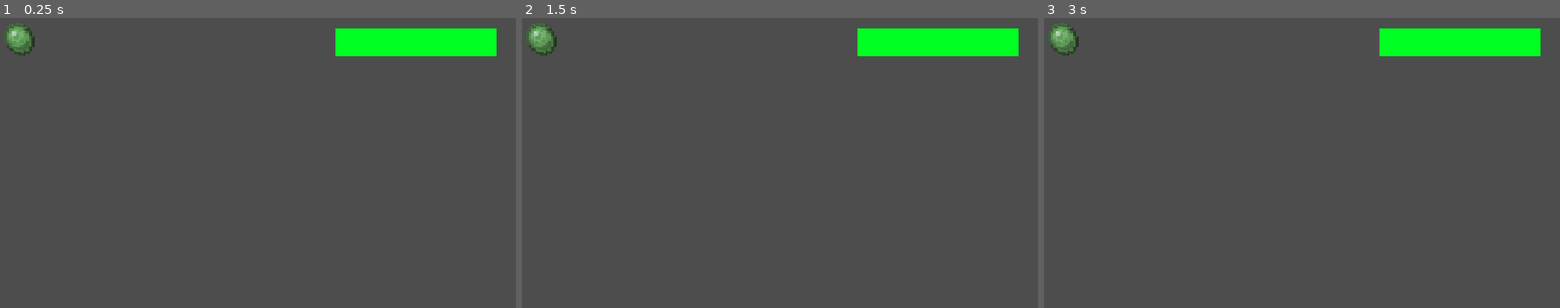
Above: before the commit, frames 1-3 (left to right).
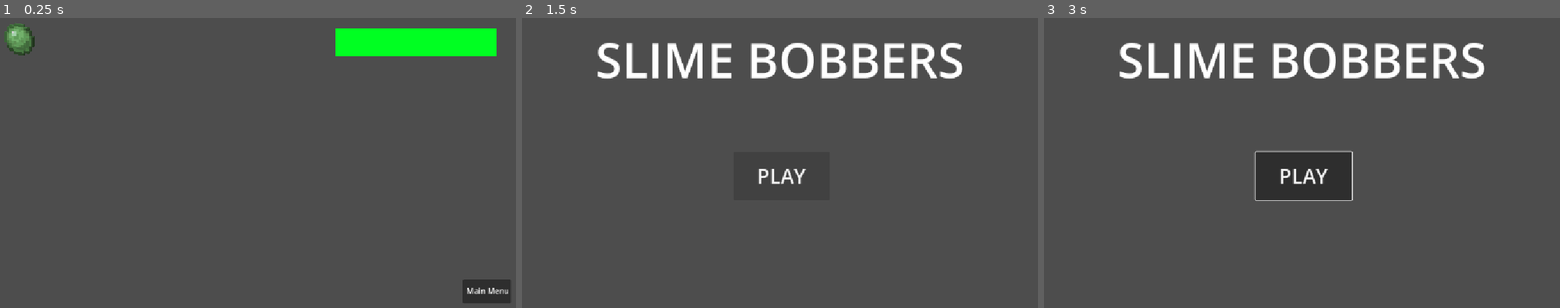
Above: after the commit, the same moments.

Repository: taurus-12uk/bounceBack
Game: Godot game, scene res://assets/ui.tscn
The game is run twice, just before and just after one commit, with the same random seed, the same clock (stepped at 60 frames per second) and the same inputs. This scene is started directly instead of the project's main scene.
Inputs (mouse positions are in pixels of both pictures, inside the frame that each line leads up to):
- Up to frame 1 (0.25 s): no input
- Up to frame 2 (1.5 s): click (1007, 290) at 0.5 s, where only the run after the commit has a clickable "Main Menu"; click (780, 174) at 1.25 s, where only the run after the commit has a clickable "PLAY"
- Up to frame 3 (3 s): click (1302, 174) at 2 s, where only the run after the commit has a clickable "PLAY"; tap Enter (ui_accept) at 2.75 s; move the mouse to (1410, 139) at 2.77 s; hold Right (ui_right) from 2.78 s (still down)

The runs differ from the first frame. In frame 1, 0.7% of the frame differs, in the area x 89-99%, y 90-99%; in frame 2, 7.3%; in frame 3, 10%, in the area x 0-97%, y 1-64%.
Error in both runs: Invalid access to property or key 'ammo_changed' on a base object of type 'Nil'. (res://scripts/hud.gd:10)

Commit message:
sum

Diff:
--- a/bounce-back/Level.tscn
+++ b/bounce-back/Level.tscn
@@ -3,6 +3,7 @@
 [ext_resource type="PackedScene" uid="uid://c5whqfiusxfsr" path="res://character.tscn" id="1_bexhn"]
 [ext_resource type="PackedScene" uid="uid://dam3pa0nosddg" path="res://enemy.tscn" id="2_t7iv1"]
 [ext_resource type="Material" uid="uid://cmjg5aj7tidgk" path="res://assets/materials/new_standard_material_3d1.tres" id="3_2nifc"]
+[ext_resource type="Texture2D" uid="uid://dhsg42wsubgbk" path="res://assets/textures/sky.hdr" id="4_wkftn"]
 
 [sub_resource type="NavigationMesh" id="NavigationMesh_edjt2"]
 
@@ -17,6 +18,7 @@
 [sub_resource type="BoxShape3D" id="BoxShape3D_edjt2"]
 
 [sub_resource type="PanoramaSkyMaterial" id="PanoramaSkyMaterial_t7iv1"]
+panorama = ExtResource("4_wkftn")
 
 [sub_resource type="Sky" id="Sky_bexhn"]
 sky_material = SubResource("PanoramaSkyMaterial_t7iv1")
--- /dev/null
+++ b/bounce-back/assets/main_menu.tscn
@@ -0,0 +1,27 @@
+[gd_scene format=3 uid="uid://btc7nacl3m71f"]
+
+[node name="Main_Menu" type="CanvasLayer" unique_id=335910093]
+
+[node name="UI" type="Control" parent="." unique_id=22309398]
+layout_mode = 3
+anchors_preset = 0
+offset_right = 40.0
+offset_bottom = 40.0
+
+[node name="play" type="Button" parent="UI" unique_id=1285993436]
+layout_mode = 0
+offset_left = 509.0
+offset_top = 316.0
+offset_right = 709.0
+offset_bottom = 416.0
+theme_override_font_sizes/font_size = 42
+text = "PLAY"
+
+[node name="Label" type="Label" parent="UI" unique_id=1663537439]
+layout_mode = 0
+offset_left = 223.0
+offset_top = 56.0
+offset_right = 988.0
+offset_bottom = 193.0
+theme_override_font_sizes/font_size = 100
+text = "SLIME BOBBERS"
--- a/bounce-back/assets/ui.tscn
+++ b/bounce-back/assets/ui.tscn
@@ -2,6 +2,8 @@
 
 [ext_resource type="Script" uid="uid://bjy01g7xiuv8x" path="res://scripts/hud.gd" id="1_etwi0"]
 [ext_resource type="Texture2D" uid="uid://bd5ocoyfsekh" path="res://assets/textures/Slimeball.png" id="2_ohefe"]
+[ext_resource type="Script" uid="uid://dyic17nwyqjry" path="res://scripts/tutorial.gd" id="3_kd4iw"]
+[ext_resource type="Script" uid="uid://bi0impobfbcvj" path="res://scripts/settings.gd" id="4_j0amv"]
 
 [sub_resource type="StyleBoxFlat" id="StyleBoxFlat_3quwm"]
 bg_color = Color(0.2123048, 0.21230489, 0.21230471, 1)
@@ -44,3 +46,45 @@
 
 [node name="Label" type="Label" parent="HUD/HBoxContainer" unique_id=497834796]
 layout_mode = 2
+
+[node name="tutorial" type="Control" parent="." unique_id=296222811]
+layout_mode = 3
+anchors_preset = 0
+script = ExtResource("3_kd4iw")
+
+[node name="HBoxContainer" type="HBoxContainer" parent="tutorial" unique_id=932566881]
+layout_mode = 0
+offset_left = 67.0
+offset_top = 394.0
+offset_right = 667.0
+offset_bottom = 594.0
+
+[node name="TextureRect" type="TextureRect" parent="tutorial/HBoxContainer" unique_id=1813834529]
+layout_mode = 2
+
+[node name="Label" type="Label" parent="tutorial/HBoxContainer" unique_id=707591756]
+layout_mode = 2
+
+[node name="settings" type="Control" parent="." unique_id=2073708346]
+layout_mode = 3
+anchors_preset = 0
+offset_left = 1029.0
+offset_top = 528.0
+offset_right = 1069.0
+offset_bottom = 568.0
+script = ExtResource("4_j0amv")
+
+[node name="main" type="Button" parent="settings" unique_id=427193947]
+layout_mode = 0
+offset_left = 1.0
+offset_top = 52.0
+offset_right = 101.0
+offset_bottom = 102.0
+
+[node name="label" type="Label" parent="settings/main" unique_id=1985548264]
+layout_mode = 0
+offset_left = 8.0
+offset_top = 12.0
+offset_right = 96.0
+offset_bottom = 35.0
+text = "Main Menu"
--- a/bounce-back/project.godot
+++ b/bounce-back/project.godot
@@ -20,6 +20,13 @@
 window/stretch/mode="canvas_items"
 window/stretch/aspect="expand"
 
+[input]
+
+left={
+"deadzone": 0.2,
+"events": []
+}
+
 [physics]
 
 3d/physics_engine="Jolt Physics"
--- /dev/null
+++ b/bounce-back/scripts/settings.gd
@@ -0,0 +1,8 @@
+extends Control
+
+@onready var main= $main
+func _ready():
+	main.pressed.connect(_on_pressed)
+
+func _on_pressed():
+	get_tree().change_scene_to_file("res://assets/main_menu.tscn")
--- /dev/null
+++ b/bounce-back/scripts/tutorial.gd
@@ -0,0 +1,11 @@
+extends Control
+
+
+# Called when the node enters the scene tree for the first time.
+func _ready() -> void:
+	pass # Replace with function body.
+
+
+# Called every frame. 'delta' is the elapsed time since the previous frame.
+func _process(delta: float) -> void:
+	pass
Not shown, added: bounce-back/scripts/settings.gd.uid
Not shown, added: bounce-back/scripts/tutorial.gd.uid
